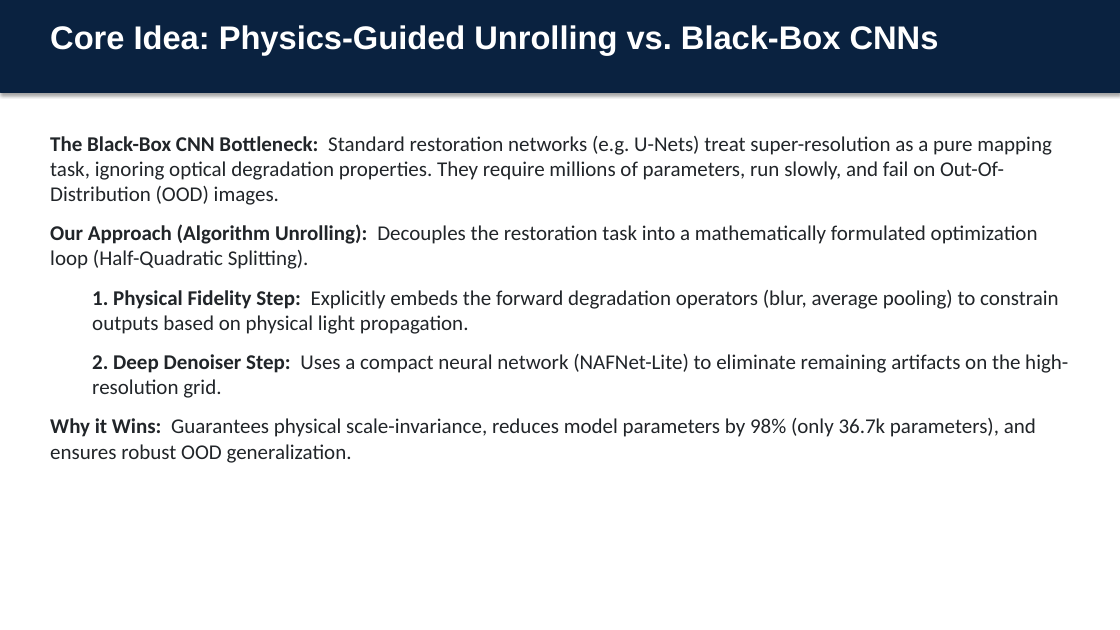
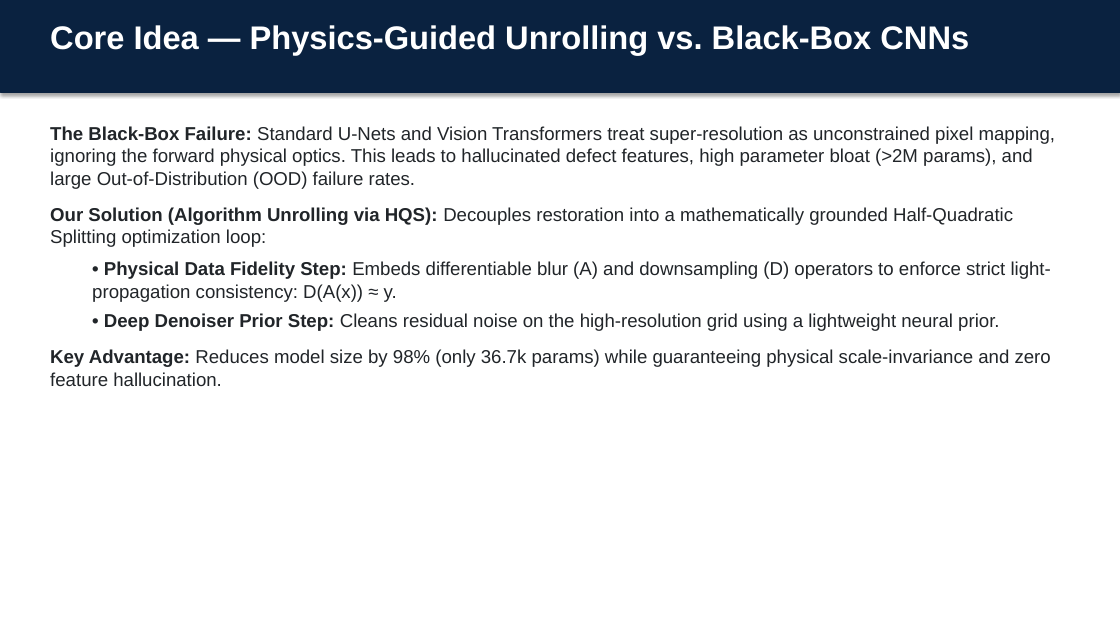
Before and after one commit to ANSHKATIYARAK/PixelPioneers, a slide deck: slide 3 of TeamName_KLA_PS01.pptx. Drawn at 1120x630 pixels with LibreOffice and Linux fonts; fonts in the diff are those of the drawing. Boxes give left, top, right and bottom in pixels: in the first picture for what was removed or moved away, otherwise in the second. Text is boxed around its words. In the diff, an @@ line names an element or a change of style, - is before the commit and + after.

```diff
--- a/TeamName_KLA_PS01.pptx
+++ b/TeamName_KLA_PS01.pptx
@@ text at [50, 25, 969, 55]: text changed @@
-Core Idea: Physics-Guided Unrolling vs. Black-Box CNNs
+Core Idea — Physics-Guided Unrolling vs. Black-Box CNNs
@@ text at [50, 126, 1056, 386]: text changed; size 18 to 16 pt; font Calibri to Arial @@
-The Black-Box CNN Bottleneck: Standard restoration networks (e.g. U-Nets) treat super-resolution as a pure mapping task, ignoring optical degradation properties. They require millions of parameters, run slowly, and fail on Out-Of-Distribution (OOD) images.
-Our Approach (Algorithm Unrolling): Decouples the restoration task into a mathematically formulated optimization loop (Half-Quadratic Splitting).
-  1. Physical Fidelity Step: Explicitly embeds the forward degradation operators (blur, average pooling) to constrain outputs based on physical light propagation.
-  2. Deep Denoiser Step: Uses a compact neural network (NAFNet-Lite) to eliminate remaining artifacts on the high-resolution grid.
-Why it Wins: Guarantees physical scale-invariance, reduces model parameters by 98% (only 36.7k parameters), and ensures robust OOD generalization.
+The Black-Box Failure: Standard U-Nets and Vision Transformers treat super-resolution as unconstrained pixel mapping, ignoring the forward physical optics. This leads to hallucinated defect features, high parameter bloat (>2M params), and large Out-of-Distribution (OOD) failure rates.
+Our Solution (Algorithm Unrolling via HQS): Decouples restoration into a mathematically grounded Half-Quadratic Splitting optimization loop:
+  • Physical Data Fidelity Step: Embeds differentiable blur (A) and downsampling (D) operators to enforce strict light-propagation consistency: D(A(x)) ≈ y.
+  • Deep Denoiser Prior Step: Cleans residual noise on the high-resolution grid using a lightweight neural prior.
+Key Advantage: Reduces model size by 98% (only 36.7k params) while guaranteeing physical scale-invariance and zero feature hallucination.
```
Also in this commit, not shown: 7 other slides changed, 1 other file.
